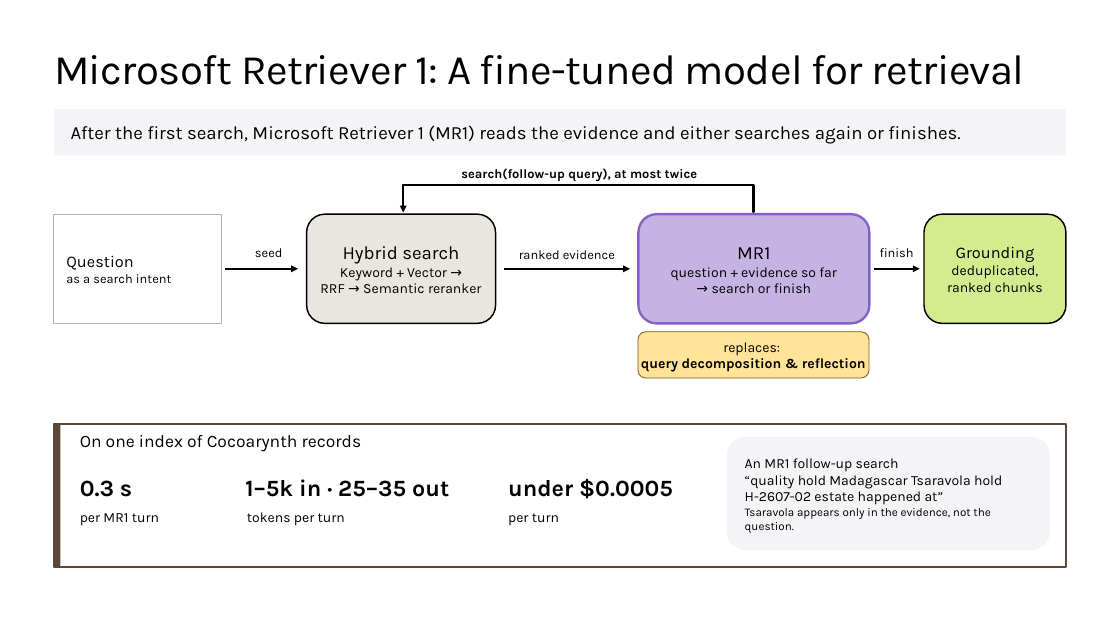
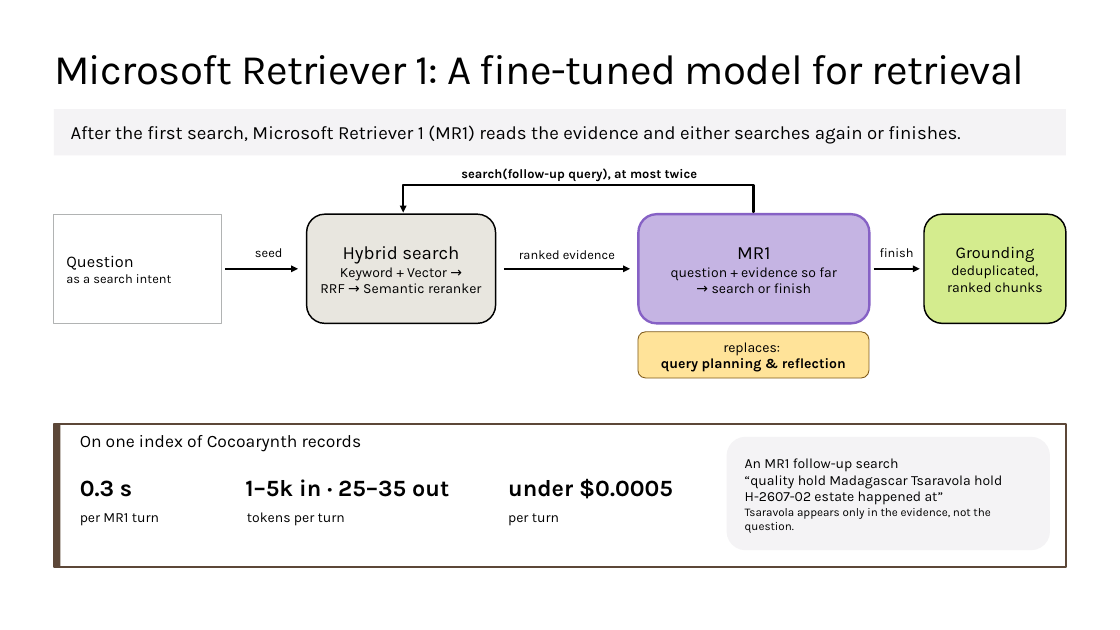
Before and after one commit to microsoft/ignite26-BRK300-building-agentic-retrieval-from-diy-to-foundry-iq, a slide deck: slide 28 of IgniteBRK300-WorkingDeck.pptx. Drawn at 1120x630 pixels with LibreOffice and Linux fonts; fonts in the diff are those of the drawing; background and template pictures are left out. Boxes give left, top, right and bottom in pixels: in the first picture for what was removed or moved away, otherwise in the second. Text is boxed around its words. In the diff, an @@ line names an element or a change of style, - is before the commit and + after.

Commit message:
More cleanups of query planning

```diff
--- a/IgniteBRK300-WorkingDeck.pptx
+++ b/IgniteBRK300-WorkingDeck.pptx
@@ text in rounded rectangle at <box>661,342,846,372</box>: text changed @@
-replaces:
-query decomposition & reflection
+replaces:
+query planning & reflection
```
Also in this commit, not shown: 16 other slides changed, 15 slides removed, 38 other files.
